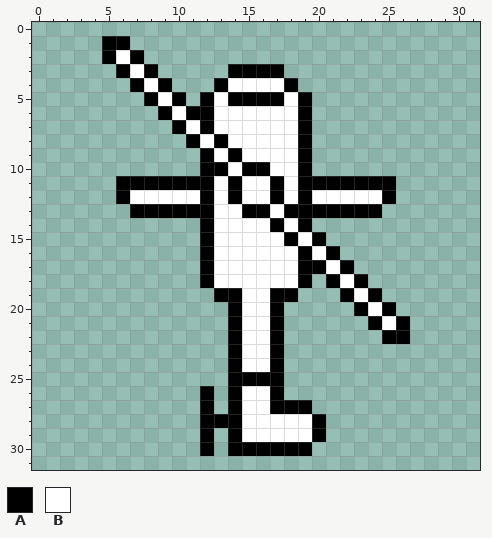
A pixel-art sprite gets an edit: vehicles/mini_ahe_medium.png. The picture above was drawn from the file before the commit.
The file is 32x32 pixels.
Palette (. is transparent): A #000000  B #ffffff
Pixels before, first column x 5:
 1 AA....................
 2 ABA...................
 3 .ABA.....AAAA.........
 4 ..ABA...ABBBBA........
 5 ...ABA.ABAAAABA.......
 6 ....ABAABBBBBBA.......
 7 .....ABABBBBBBA.......
 8 ......ABABBBBBA.......
 9 .......ABABBBBA.......
10 .......AABAABBA.......
11 .AAAAAAABABBABAAAAAAA.
12 .ABBBBBABABBABABBBBBA.
13 ..AAAAAABBAABAAAAAAA..
14 .......ABBBBABA.......
15 .......ABBBBBABA......
16 .......ABBBBBBABA.....
17 .......ABBBBBBAABA....
18 .......ABBBBBBA.ABA...
19 ........AABBAA...ABA..
20 .........ABBA.....ABA.
21 .........ABBA......ABA
22 .........ABBA.......AA
23 .........ABBA.........
24 .........ABBA.........
25 .........AAAA.........
26 .......A.ABBA.........
27 .......A.ABBAAA.......
28 .......AAABBBBBA......
29 .......A.ABBBBBA......
30 .......A.AAAAAA.......
After:
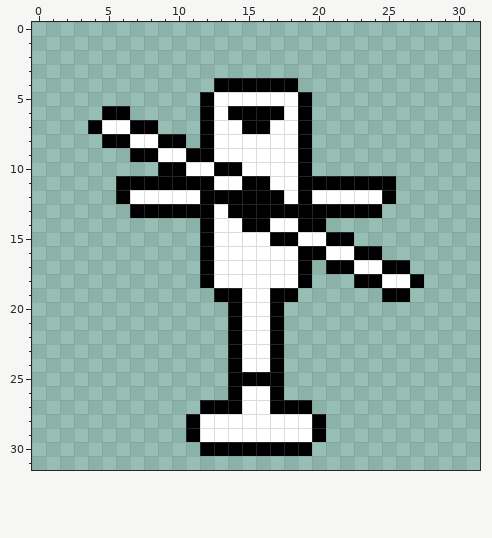
Change:
y 1: x 5..6 AA -> ..
y 2: x 5..7 ABA -> ...
y 3: x 6..8 ABA -> ...; x 14..17 AAAA -> ....
y 4: x 7..9 ABA -> ...; x 14..17 BBBB -> AAAA
y 5: x 8..10 ABA -> ...; x 14..17 AAAA -> BBBB
y 6: x 5..6 .. -> AA; x 9..11 ABA -> ...; x 14..17 BBBB -> AAAA
y 7: x 4..8 ..... -> ABBAA; x 10..11 AB -> ..; x 15..16 BB -> AA
y 8: x 5..13 ......ABA -> AABBAA.AB
y 9: x 7..11 ..... -> AABBA; x 14 A -> B
y 10: x 9..12 ...A -> AABB; x 14..16 BAA -> ABB
y 11: x 14..17 ABBA -> BAAB
y 12: x 13 B -> A; x 15..16 BB -> AA
y 13: x 14 B -> A; x 17 B -> A
y 14: x 15..17 BBA -> AAB; x 20 . -> A
y 15: x 17 B -> A; x 20..22 A.. -> BAA
y 16: x 20..24 BA... -> ABBAA
y 17: x 20..21 AB -> .A; x 23..26 .... -> BBAA
y 18: x 21..22 AB -> ..; x 24..27 .... -> ABBA
y 19: x 22..26 ABA.. -> ...AA
y 20: x 23..25 ABA -> ...
y 21: x 24..26 ABA -> ...
y 22: x 25..26 AA -> ..
y 26: x 12 A -> .
y 27: x 13 . -> A
y 28: x 11..14 .AAA -> ABBB
y 29: x 11..14 .A.A -> ABBB
y 30: x 13 . -> A
Pixel boxes of the changes (left, top, right, bottom) in both pictures:
changed: (88, 36, 424, 344)
changed: (186, 386, 242, 456)
